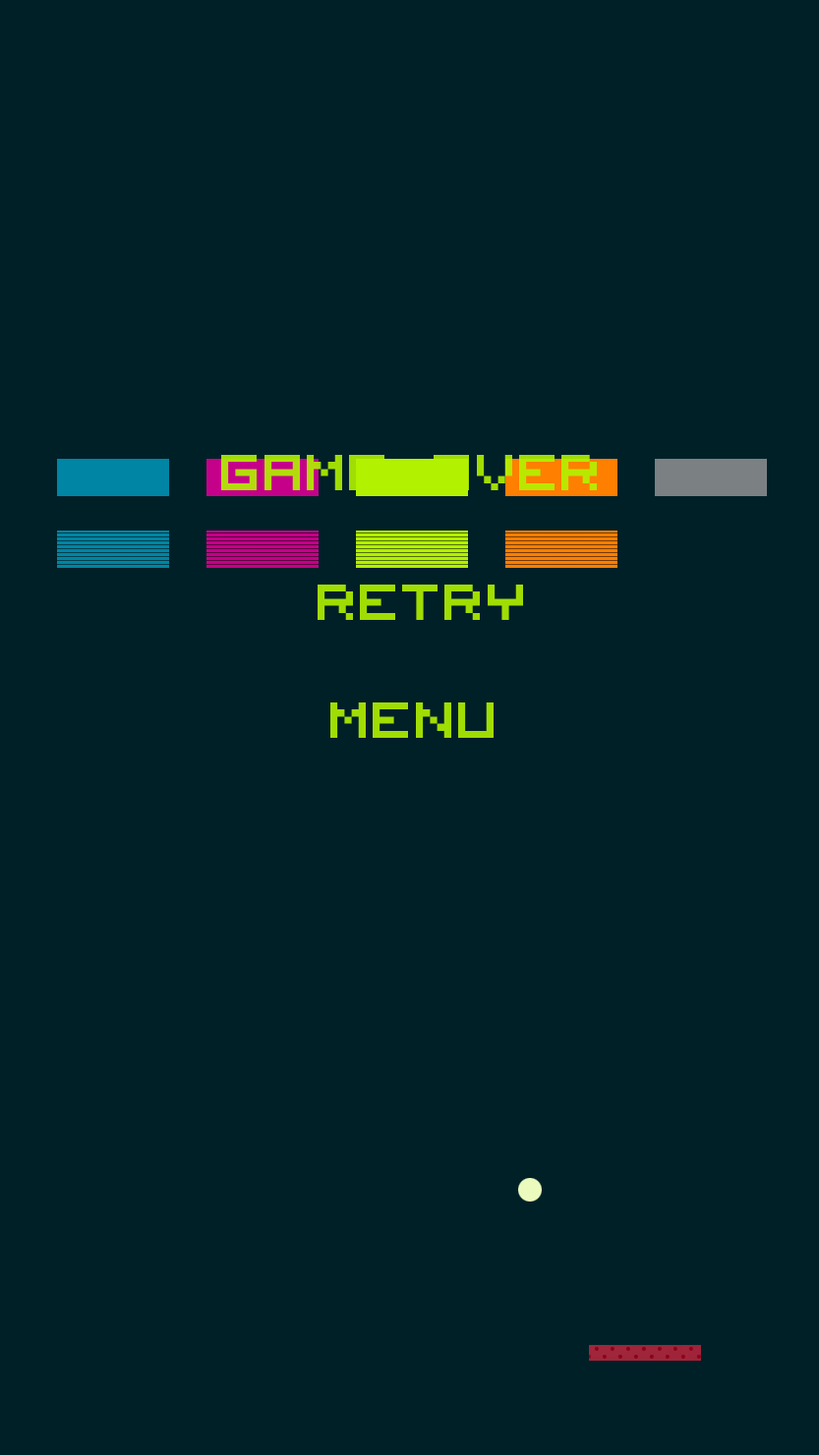
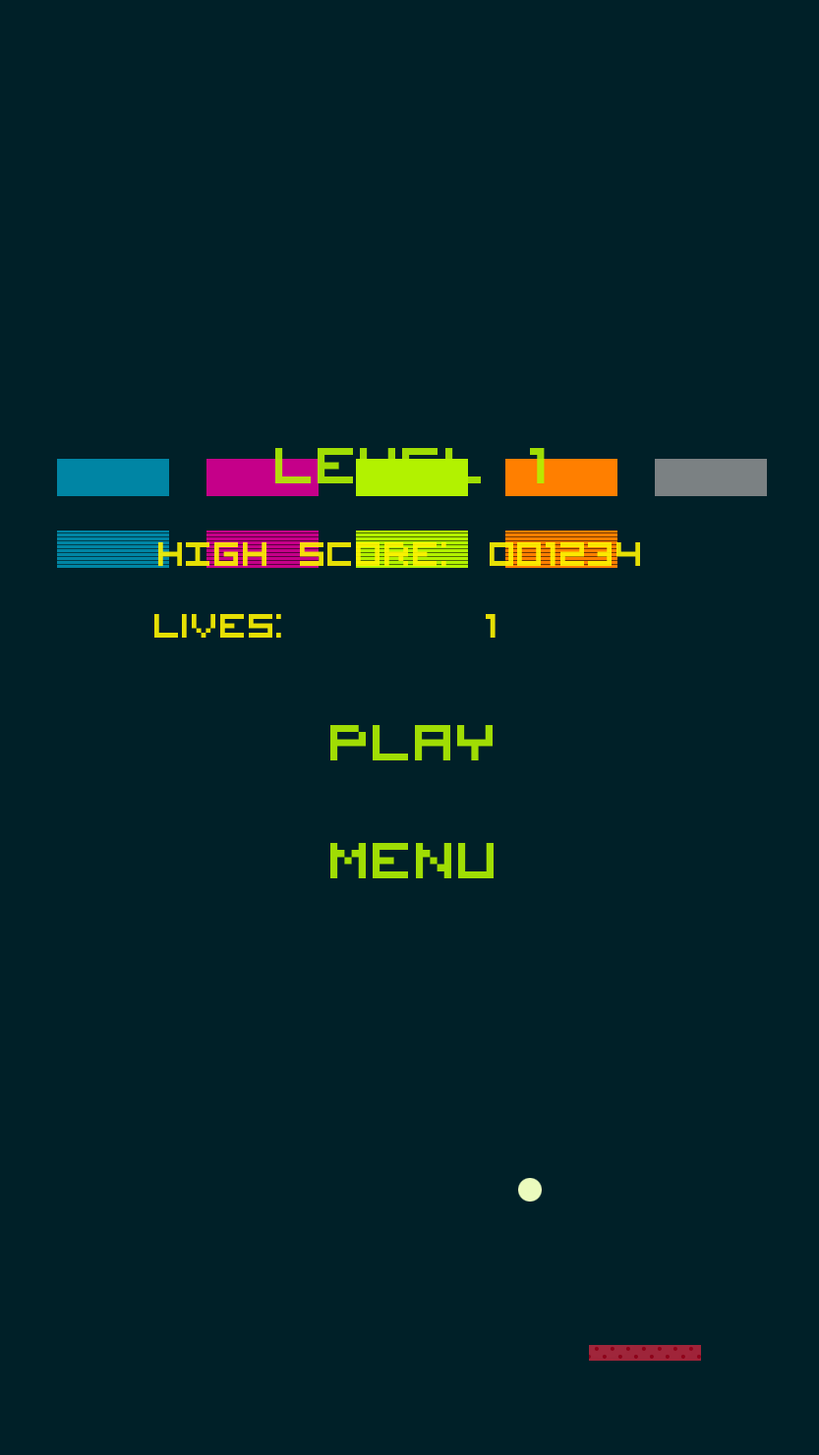
Before/after of a 819 × 1455 layered artwork. What changed in the layer stack:
hid group "PopupGameOver" (8 layers) over [221, 454, 597, 739]
showed group "Popup" (12 layers) over [154, 448, 640, 879]
